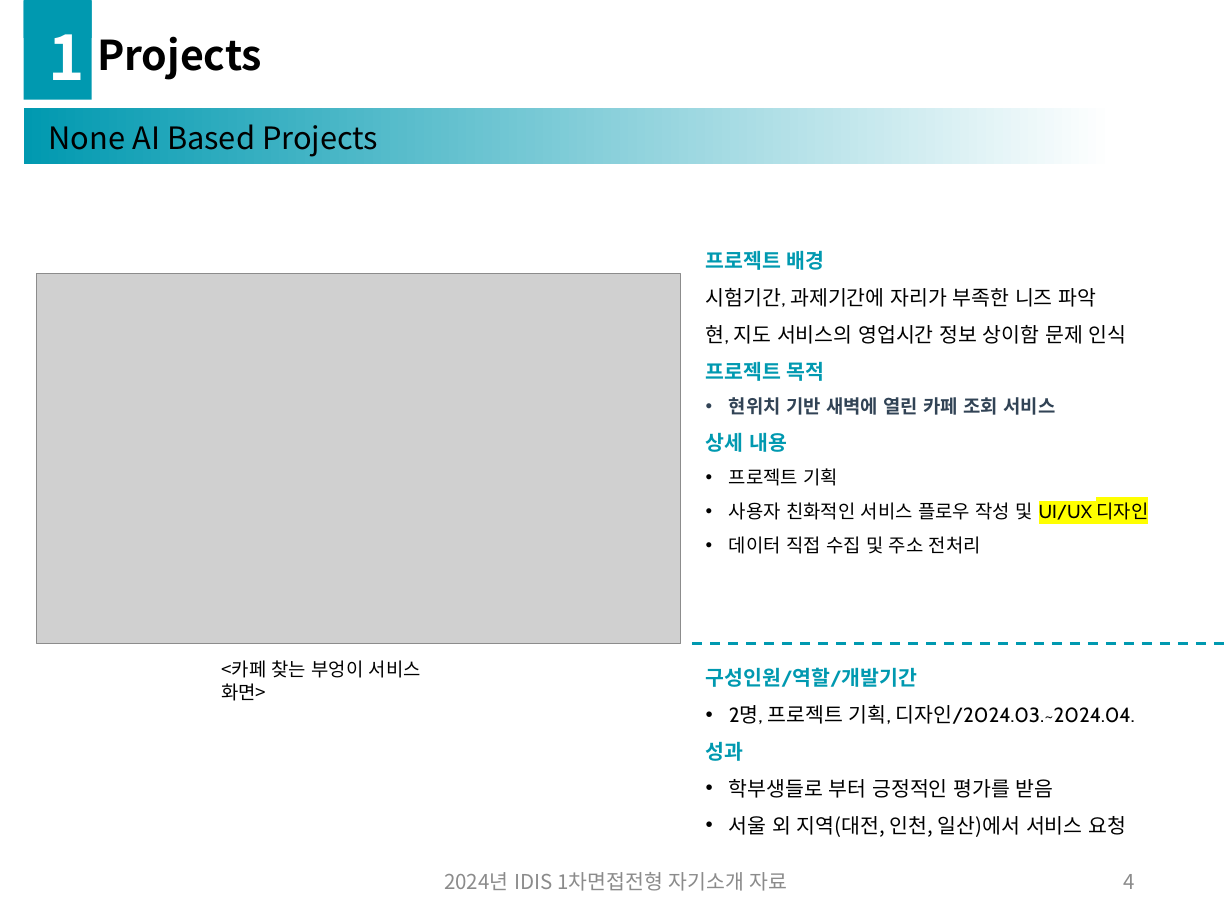
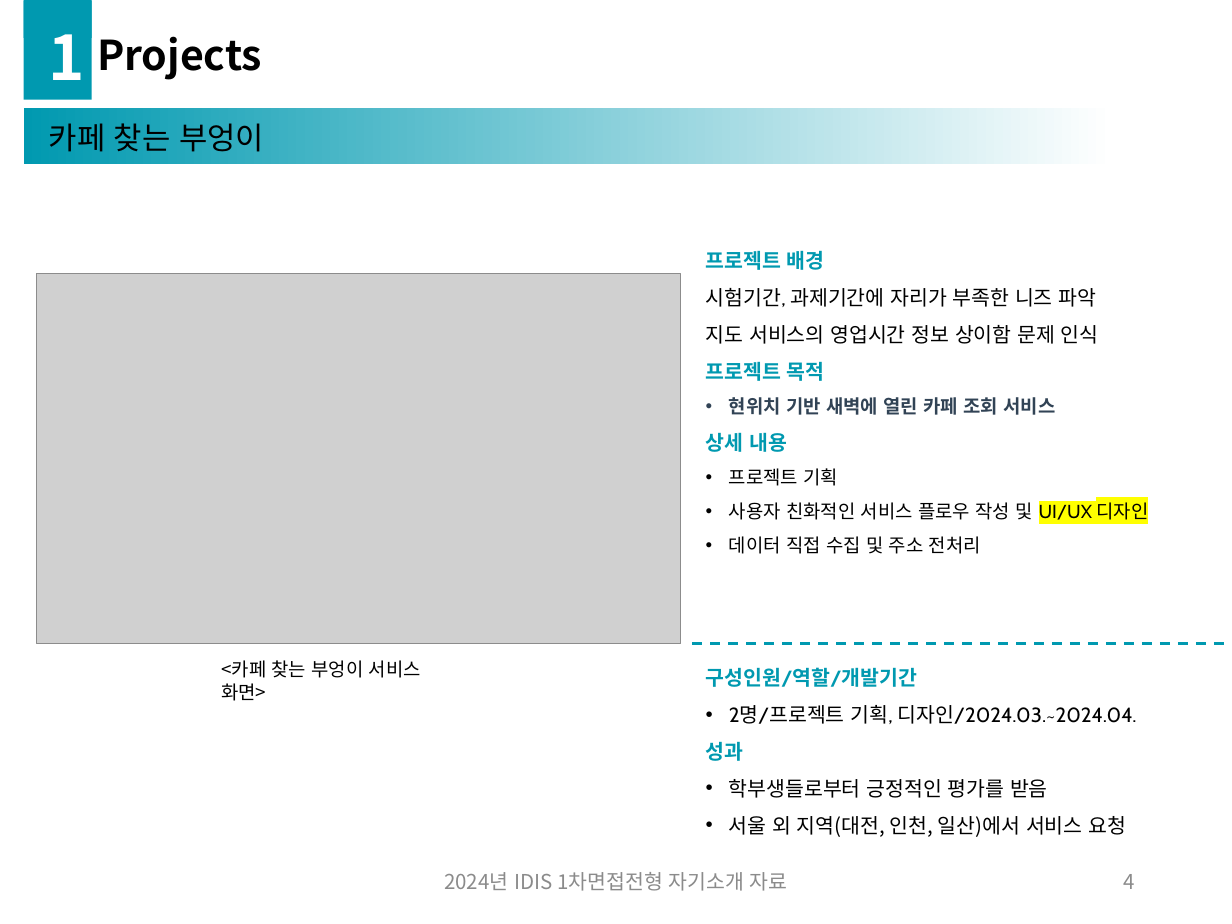
Before and after one commit to gggg8657/study, a slide deck: slide 5 of tmp/2024년도_1차면접전형_자기소개자료_김동주.pptx. Drawn at 1232x924 pixels with LibreOffice and Linux fonts; fonts in the diff are those of the drawing; grey boxes stand for pictures; background and template pictures are left out. Boxes give left, top, right and bottom in pixels: in the first picture for what was removed or moved away, otherwise in the second. Text is boxed around its words. In the diff, an @@ line names an element or a change of style, - is before the commit and + after.

```diff
--- a/tmp/2024년도_1차면접전형_자기소개자료_김동주.pptx
+++ b/tmp/2024년도_1차면접전형_자기소개자료_김동주.pptx
@@ text at <box>49,123,264,152</box>: text changed @@
-None AI Based Projects
+카페 찾는 부엉이
@@ text at <box>706,325,1099,344</box>: text changed @@
-현, 지도 서비스의 영업시간 정보 상이함 문제 인식
+지도 서비스의 영업시간 정보 상이함 문제 인식
@@ text at <box>729,705,1137,724</box>: text changed @@
-• 2명, 프로젝트 기획, 디자인/2024.03.~2024.04.
+• 2명/프로젝트 기획, 디자인/2024.03.~2024.04.
@@ text at <box>729,779,1048,798</box>: spaces changed @@
-• 학부생들로 부터 긍정적인 평가를 받음
+• 학부생들로부터 긍정적인 평가를 받음
```
Also in this commit, not shown: 3 other slides changed, 21 other files.
